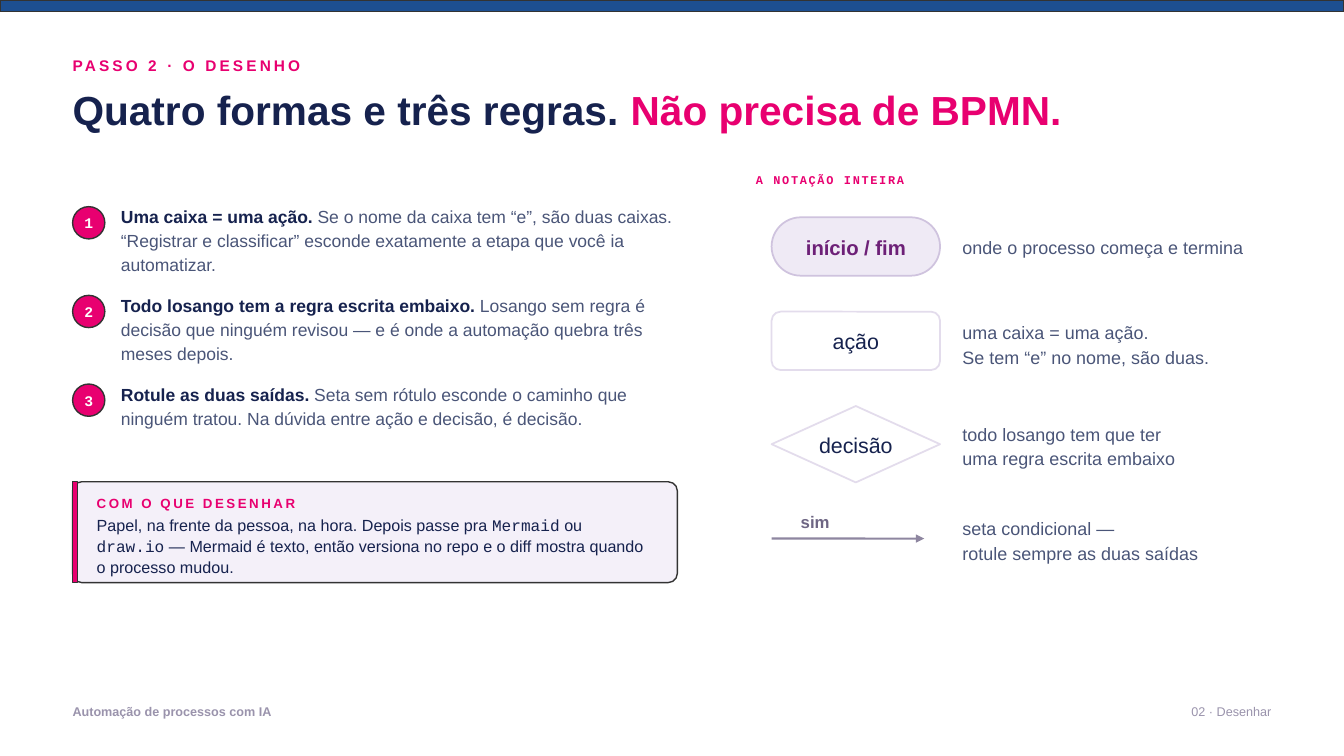
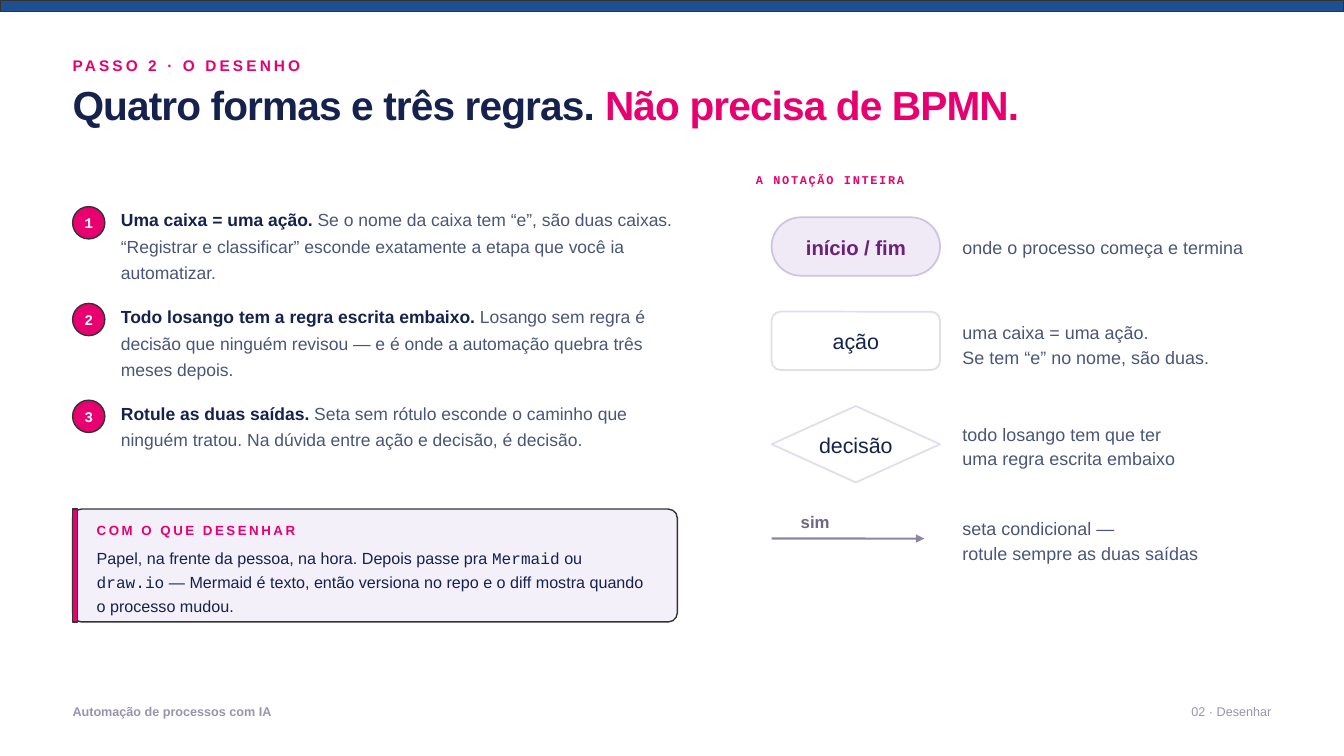
Before and after one commit to gabrcs/casamentos-app, a slide deck: slide 5 of talks/serasa-ia-automacao/deck.pptx. Drawn at 1344x756 pixels with LibreOffice and Linux fonts; fonts in the diff are those of the drawing. Boxes give left, top, right and bottom in pixels: in the first picture for what was removed or moved away, otherwise in the second. Text is boxed around its words. In the diff, an @@ line names an element or a change of style, - is before the commit and + after.

```diff
--- a/talks/serasa-ia-automacao/deck.pptx
+++ b/talks/serasa-ia-automacao/deck.pptx
@@ text "Quatro formas e três regras. ..." at [73, 89, 1019, 128]: letter spacing 0 to -0.6 pt; line spacing 34pt to 31pt @@
@@ text "2": place and size @@
-text "2" at [84, 307, 93, 317]
+text "2" at [84, 315, 93, 325]
@@ ellipse: place and size @@
-ellipse at [73, 295, 105, 328]
+ellipse at [73, 303, 105, 336]
@@ text "Todo losango tem a regra ...": place and size @@
-text "Todo losango tem a regra ..." at [121, 299, 645, 364]
+text "Todo losango tem a regra ..." at [121, 310, 645, 380]
@@ text "3": place and size @@
-text "3" at [84, 396, 93, 406]
+text "3" at [84, 412, 93, 422]
@@ ellipse: place and size @@
-ellipse at [73, 384, 105, 416]
+ellipse at [73, 400, 105, 433]
@@ line spacing 17pt to 19pt in 3 elements at [121, 213, 672, 279], [121, 310, 645, 380], [121, 407, 627, 450] @@
@@ text "Rotule as duas saídas. Seta ...": place and size @@
-text "Rotule as duas saídas. Seta ..." at [121, 388, 627, 429]
+text "Rotule as duas saídas. Seta ..." at [121, 407, 627, 450]
@@ rounded rectangle: place and size @@
-rounded rectangle at [73, 482, 678, 583]
+rounded rectangle at [73, 509, 678, 622]
@@ rounded rectangle at [73, 509, 678, 622]: proportions changed @@
@@ rectangle: place and size @@
-rectangle at [73, 482, 78, 583]
+rectangle at [73, 509, 78, 622]
@@ text "COM O QUE DESENHAR": place and size @@
-text "COM O QUE DESENHAR" at [97, 498, 295, 511]
+text "COM O QUE DESENHAR" at [97, 525, 295, 538]
@@ text "Papel, na frente da pessoa, ...": place and size @@
-text "Papel, na frente da pessoa, ..." at [97, 519, 644, 577]
+text "Papel, na frente da pessoa, ..." at [97, 552, 644, 616]
@@ text "Papel, na frente da pessoa, ..." at [97, 552, 644, 616]: line spacing 15pt to 17pt @@
```
Also in this commit, not shown: 13 other slides changed, 6 other files.
